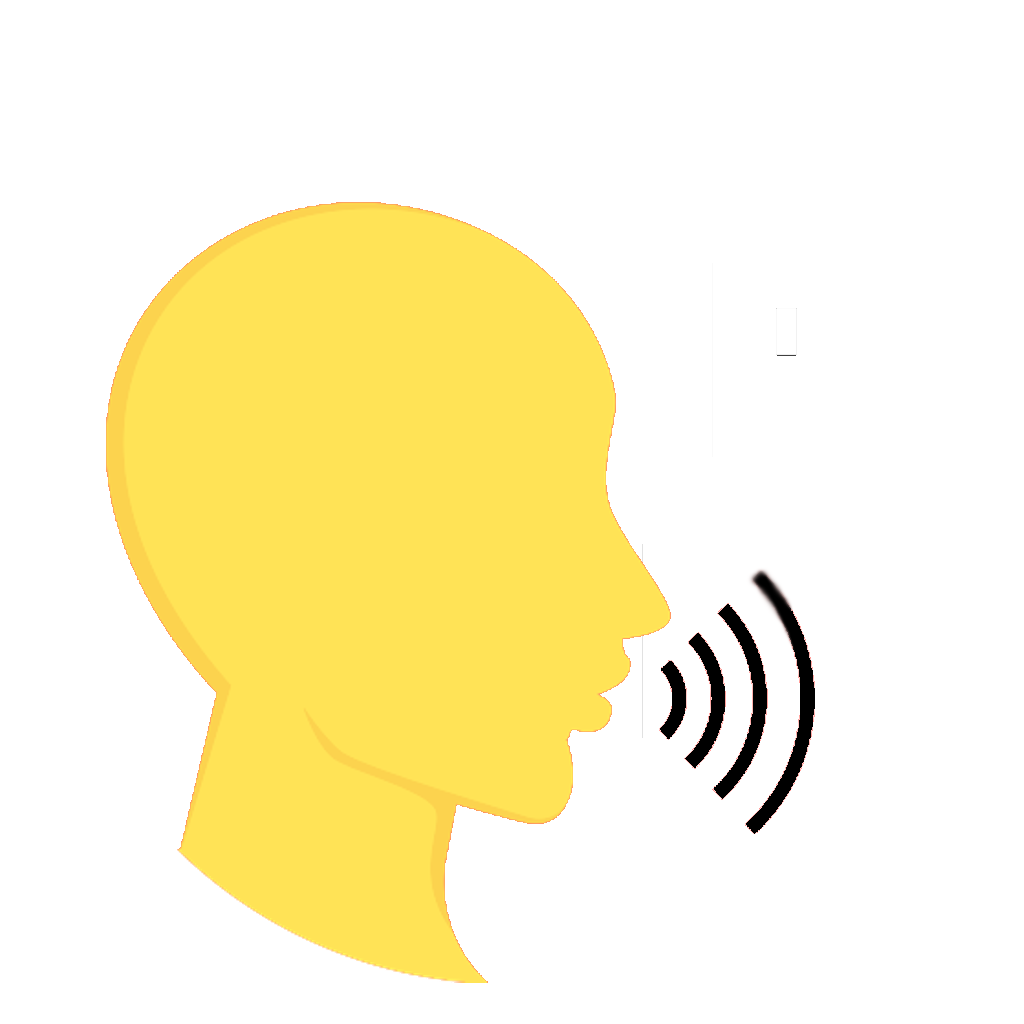
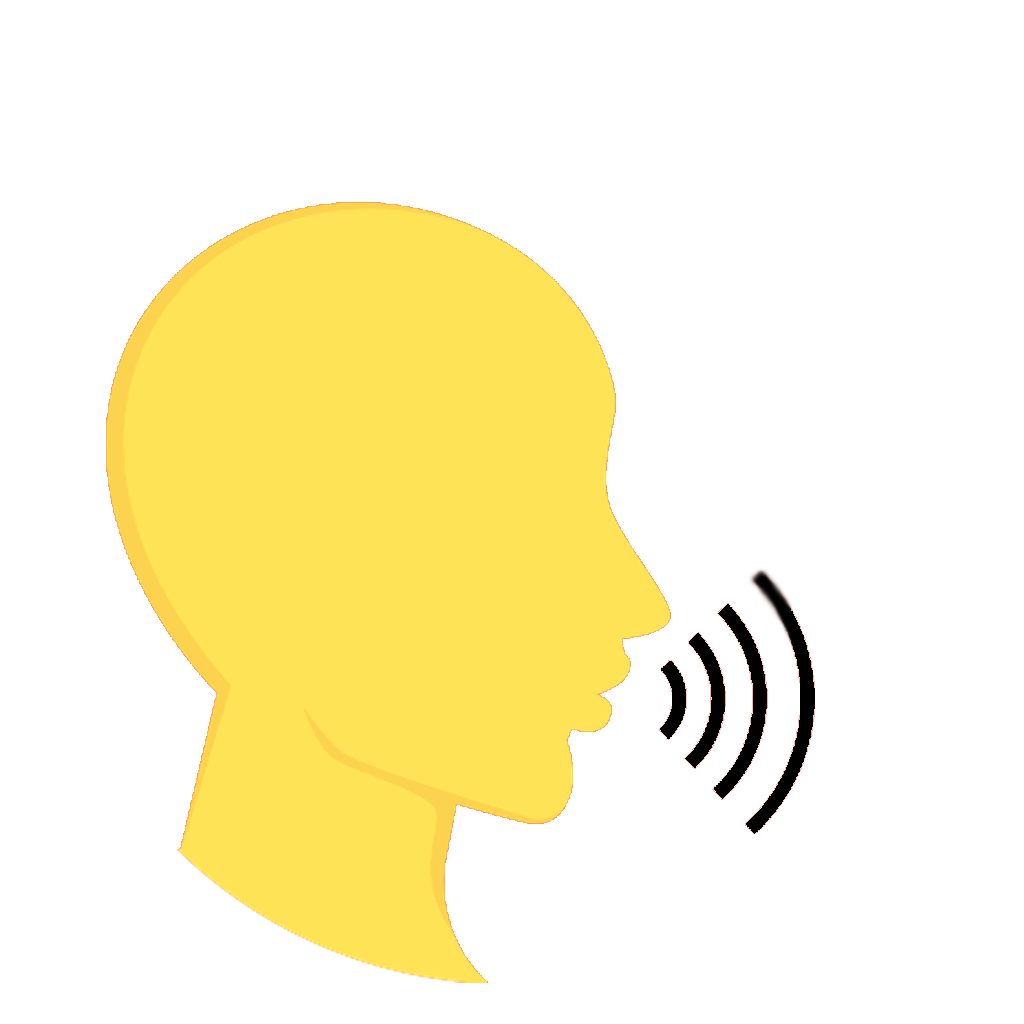
Comparing the layer stacks of the two (1024, 1024) images. Changes:
painted on "speak-pngrepo-com.png" over [642, 263, 797, 738]
painted on "background" over [642, 263, 797, 738]
